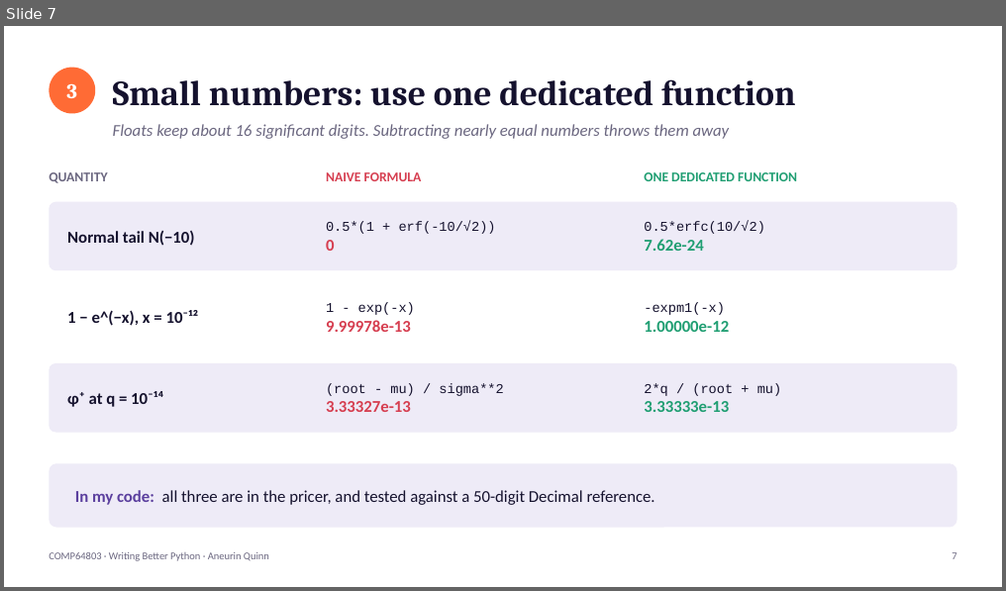
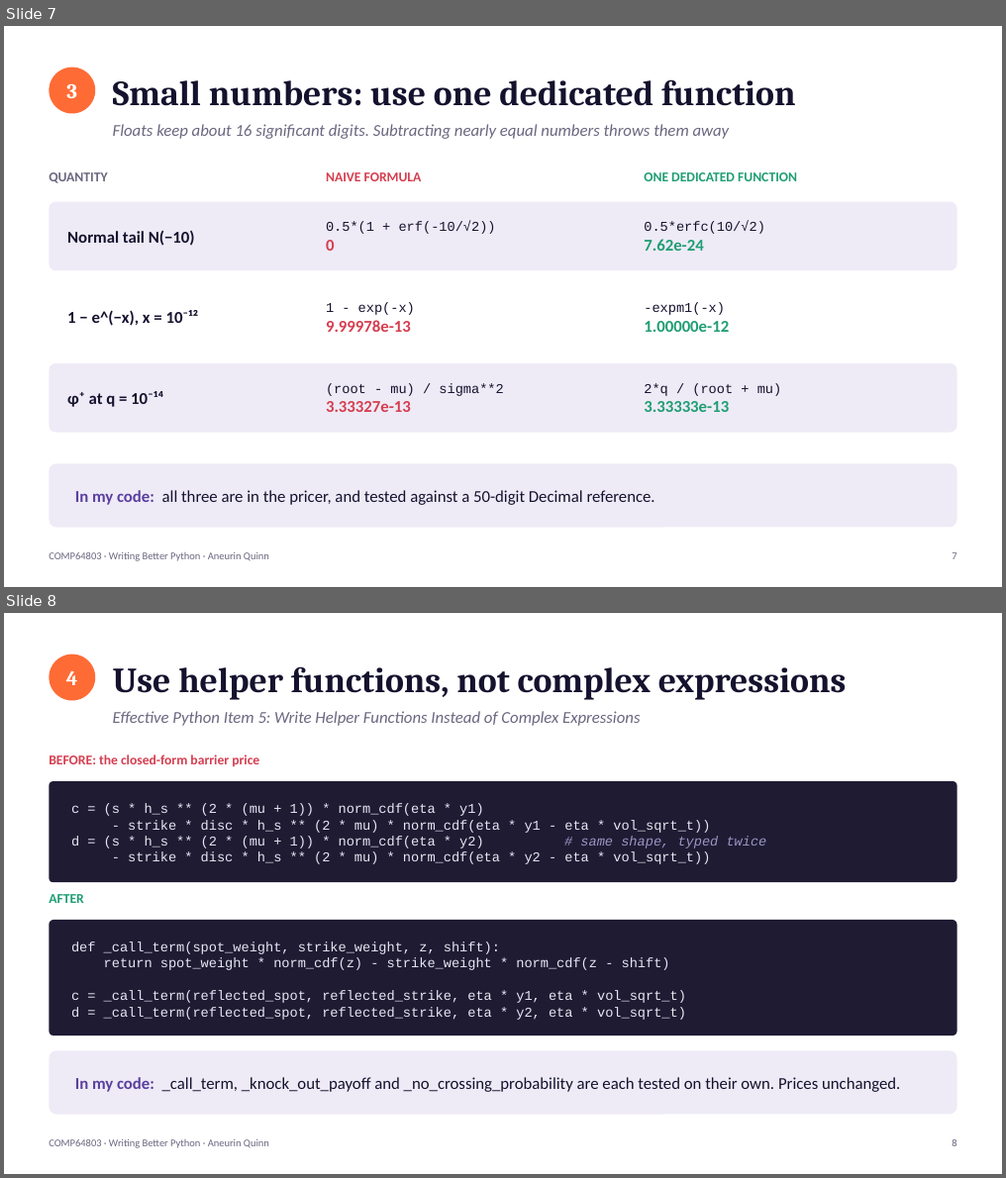
Before and after one commit to mingfeisun/COMP64803-Responsible-Reproducible-AI, a slide deck: cohort-2026/Aneurin_Quinn/Effective_Python/Pythonic_Thinking_AQ.pptx. Shown one above the other, each under a label of ours: slide 7 before the commit, slides 7 and 8 after it. The pictures are 1006x591 and 1006x1178 pixels, drawn with LibreOffice and Linux fonts; fonts in the diff are those of the drawing. Boxes give left, top, right and bottom in pixels: in the first picture for what was removed or moved away, otherwise in the second. Text is boxed around its words. In the diff, an @@ line names an element or a change of style, - is before the commit and + after.

```diff
--- a/cohort-2026/Aneurin_Quinn/Effective_Python/Pythonic_Thinking_AQ.pptx
+++ b/cohort-2026/Aneurin_Quinn/Effective_Python/Pythonic_Thinking_AQ.pptx
@@ slide 8 added at [4,613,1002,1174], background #FFFFFF @@
@@ ellipse added at [49,655,95,700], fill #FF6B35, 20 pt, text #FFFFFF, bold @@
+4
@@ text added at [113,666,846,700], 34 pt, text #15122E, bold @@
+Use helper functions, not complex expressions
@@ text added at [113,711,640,726], 16 pt, text #6B6780, italic @@
+Effective Python Item 5: Write Helper Functions Instead of Complex Expressions
@@ text added at [49,755,259,766], 13 pt, text #D63E50, bold @@
+BEFORE: the closed-form barrier price
@@ rounded rectangle added at [49,781,957,882], fill #1E1B33 @@
@@ text added at [71,803,767,864], 13 pt, text #E8E6F2 @@
+c = (s * h_s ** (2 * (mu + 1)) * norm_cdf(eta * y1)
+- strike * disc * h_s ** (2 * mu) * norm_cdf(eta * y1 - eta * vol_sqrt_t))
+d = (s * h_s ** (2 * (mu + 1)) * norm_cdf(eta * y2) # same shape, typed twice
+- strike * disc * h_s ** (2 * mu) * norm_cdf(eta * y2 - eta * vol_sqrt_t))
@@ text added at [49,894,84,903], 13 pt, text #1F9E72, bold @@
+AFTER
@@ rounded rectangle added at [49,920,957,1036], fill #1E1B33 @@
@@ text added at [71,942,686,1020], 13 pt, text #E8E6F2 @@
+def _call_term(spot_weight, strike_weight, z, shift):
+return spot_weight * norm_cdf(z) - strike_weight * norm_cdf(z - shift)
+c = _call_term(reflected_spot, reflected_strike, eta * y1, eta * vol_sqrt_t)
+d = _call_term(reflected_spot, reflected_strike, eta * y2, eta * vol_sqrt_t)
@@ rounded rectangle added at [49,1051,957,1115], fill #EEEBF7 @@
@@ text added at [75,1077,900,1092], 16 pt, text #15122E @@
+In my code: _call_term, _knock_out_payoff and _no_crossing_probability are each tested on their own. Prices unchanged.
@@ text added at [49,1140,269,1149], 10 pt, text #6B6780 @@
+COMP64803 · Writing Better Python · Aneurin Quinn
@@ text added at [951,1140,956,1147], 10 pt, text #6B6780 @@
+8
```
Also in this commit, not shown: 3 slides changed, 1 other slide added, 2 slides removed, 14 other files.
